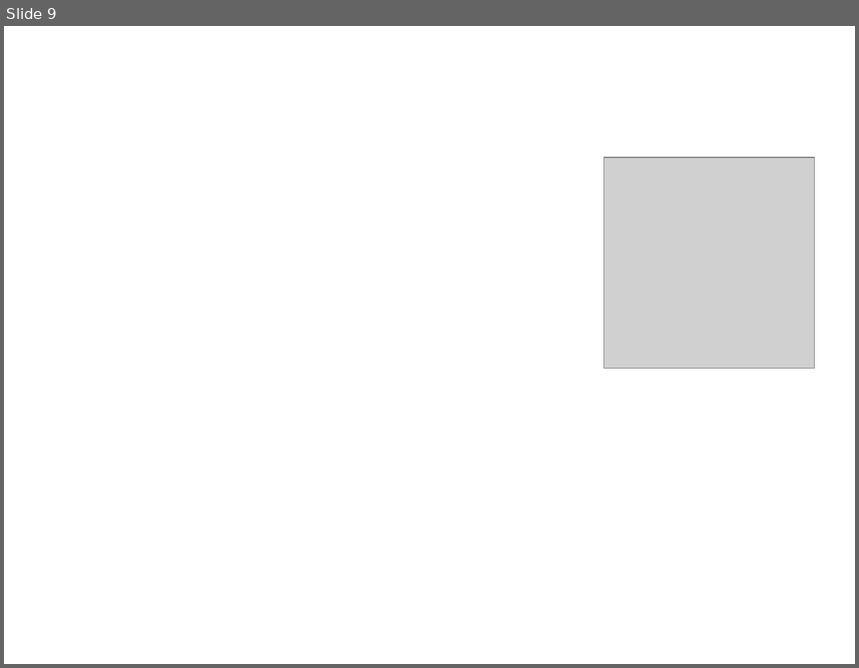
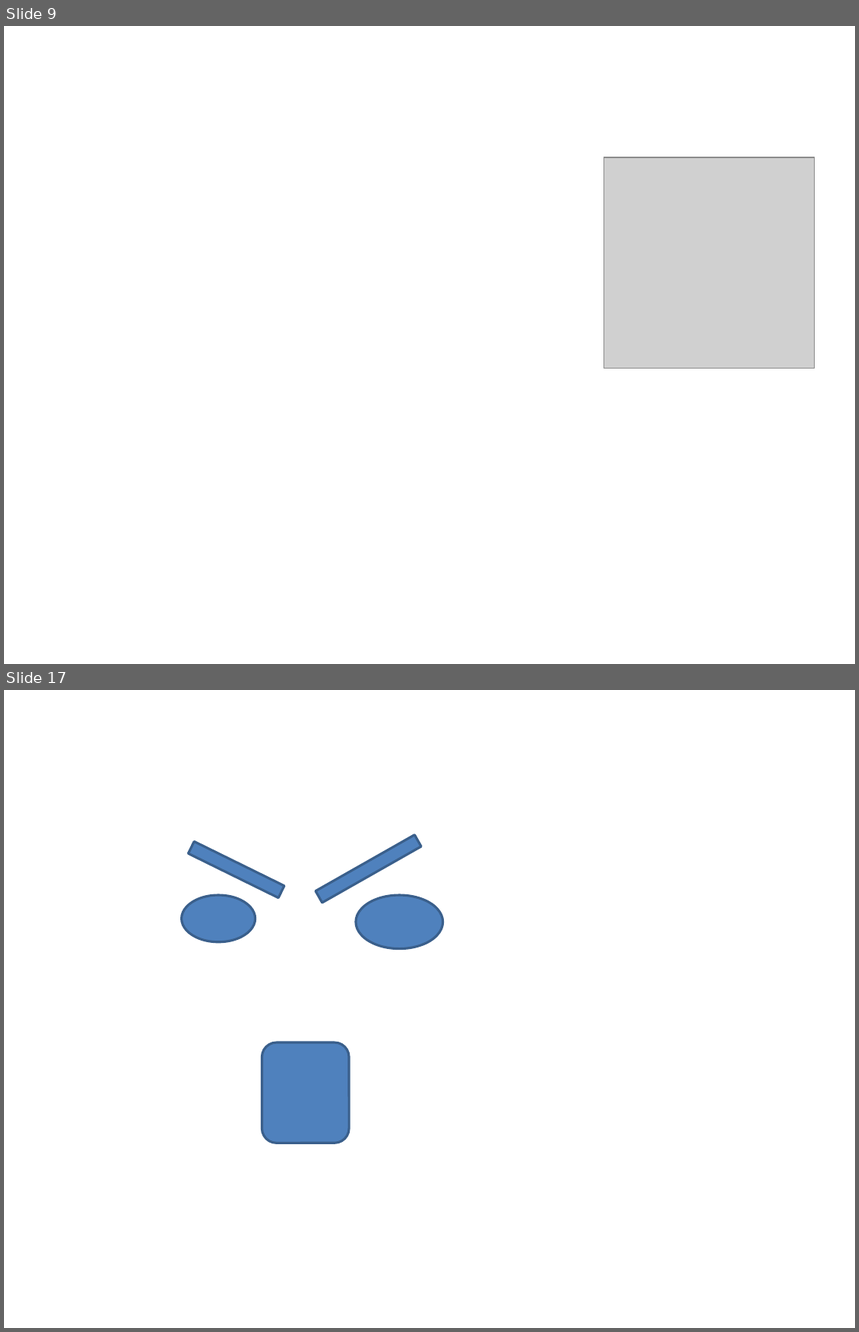
Before and after one commit to zhuowei/sketchbook_0, a slide deck: sketchbook2.pptx. Shown one above the other, each under a label of ours: slide 9 before the commit, slides 9 and 17 after it; the slides between them are not shown. The pictures are 859x668 and 859x1332 pixels, drawn with LibreOffice and Linux fonts; fonts in the diff are those of the drawing; grey boxes stand for pictures. Boxes give left, top, right and bottom in pixels: in the first picture for what was removed or moved away, otherwise in the second. Text is boxed around its words. In the diff, an @@ line names an element or a change of style, - is before the commit and + after.

```diff
--- a/sketchbook2.pptx
+++ b/sketchbook2.pptx
@@ slide 17 added at bbox=[4, 690, 855, 1328], background #FFFFFF @@
@@ rectangle added at bbox=[189, 841, 284, 898], fill #4F81BD, outline #3A5F8C 2 pt @@
@@ rectangle added at bbox=[316, 834, 421, 903], fill #4F81BD, outline #3A5F8C 2 pt @@
@@ ellipse added at bbox=[182, 895, 256, 942], fill #4F81BD, outline #3A5F8C 2 pt @@
@@ ellipse added at bbox=[356, 895, 443, 948], fill #4F81BD, outline #3A5F8C 2 pt @@
@@ rounded rectangle added at bbox=[262, 1043, 349, 1143], fill #4F81BD, outline #3A5F8C 2 pt @@
```
Also in this commit, not shown: 8 other slides added.
